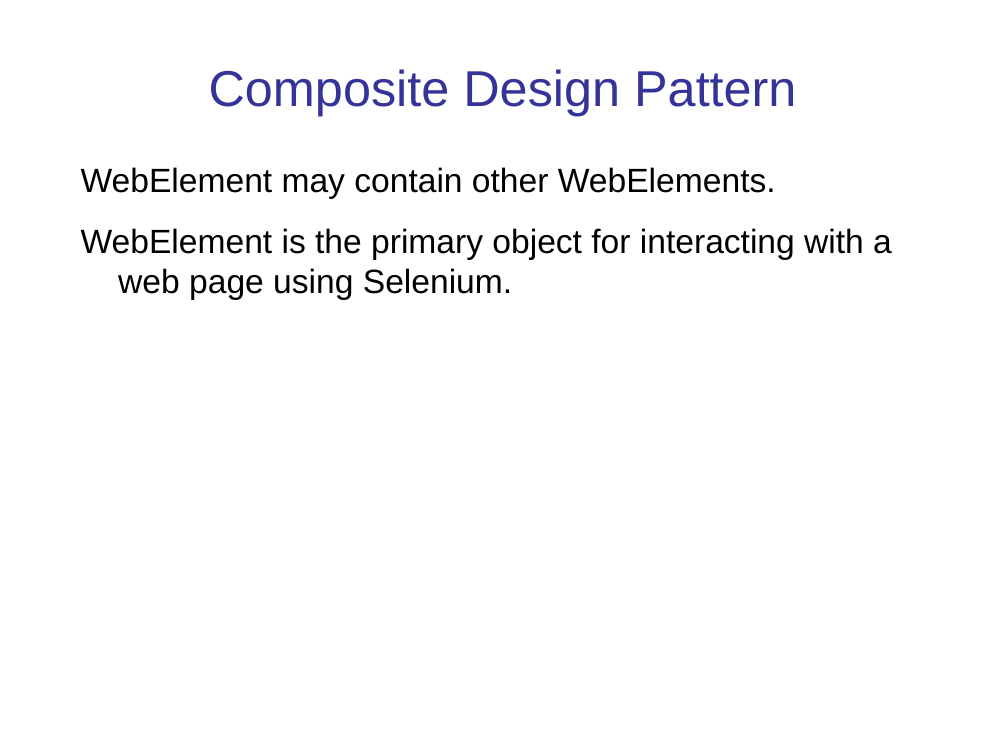
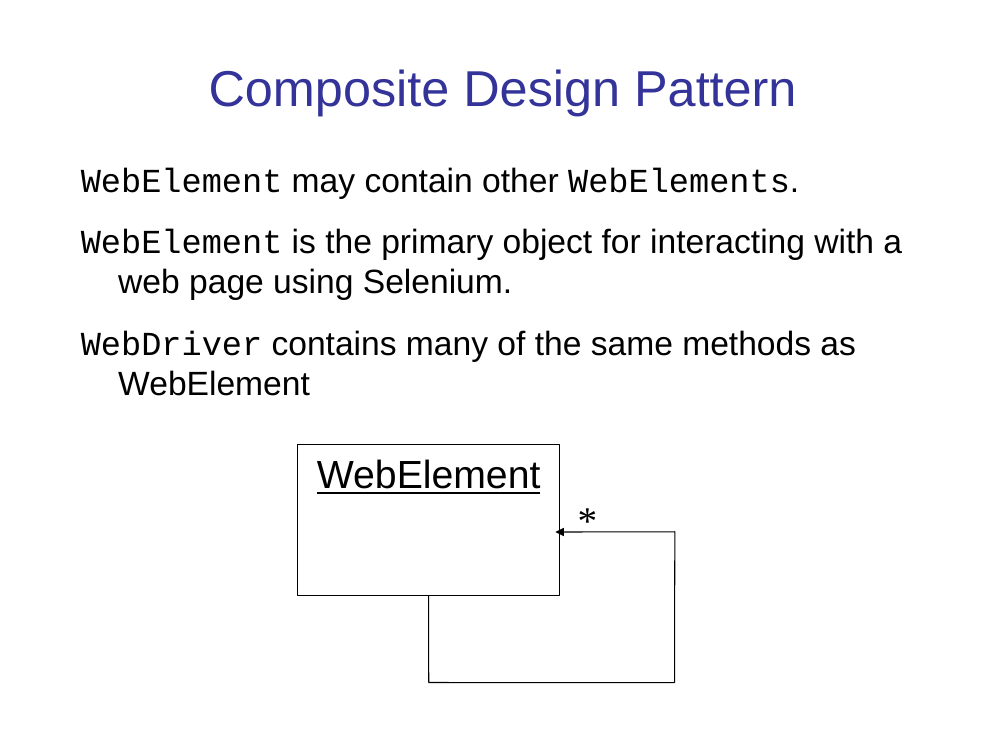
Before and after one commit to cpske/ISP, a slide deck: slide 20 of testing/WebTesting.ppt (slide 19 before the commit). Drawn at 1008x756 pixels with LibreOffice and Linux fonts; fonts in the diff are those of the drawing. Boxes give left, top, right and bottom in pixels: in the first picture for what was removed or moved away, otherwise in the second. Text is boxed around its words. In the diff, an @@ line names an element or a change of style, - is before the commit and + after.

```diff
--- a/testing/WebTesting.ppt
+++ b/testing/WebTesting.ppt
@@ text at [81,167,902,300]: font Arial to Courier New in "WebElement WebElements.", "WebElement" @@
@@ text at [81,330,855,396]: paragraph added @@
+WebDriver contains many of the same methods as WebElement
@@ rectangle added at [297,445,559,596], outline #000000 0.74 pt, 28 pt, text #000000, underline @@
+WebElement
@@ text added at [555,491,619,548], 28 pt, text #000000 @@
+*
@@ arrow added from (674, 532) to (555, 532), #000000 0.74 pt @@
@@ line added from (674, 682) to (674, 531), #000000 0.74 pt @@
@@ line added from (428, 596) to (428, 682), #000000 0.74 pt @@
@@ line added from (428, 682) to (674, 682), #000000 0.74 pt @@
```
Also in this commit, not shown: 12 other slides changed, 2 slides added, 5 other files.
